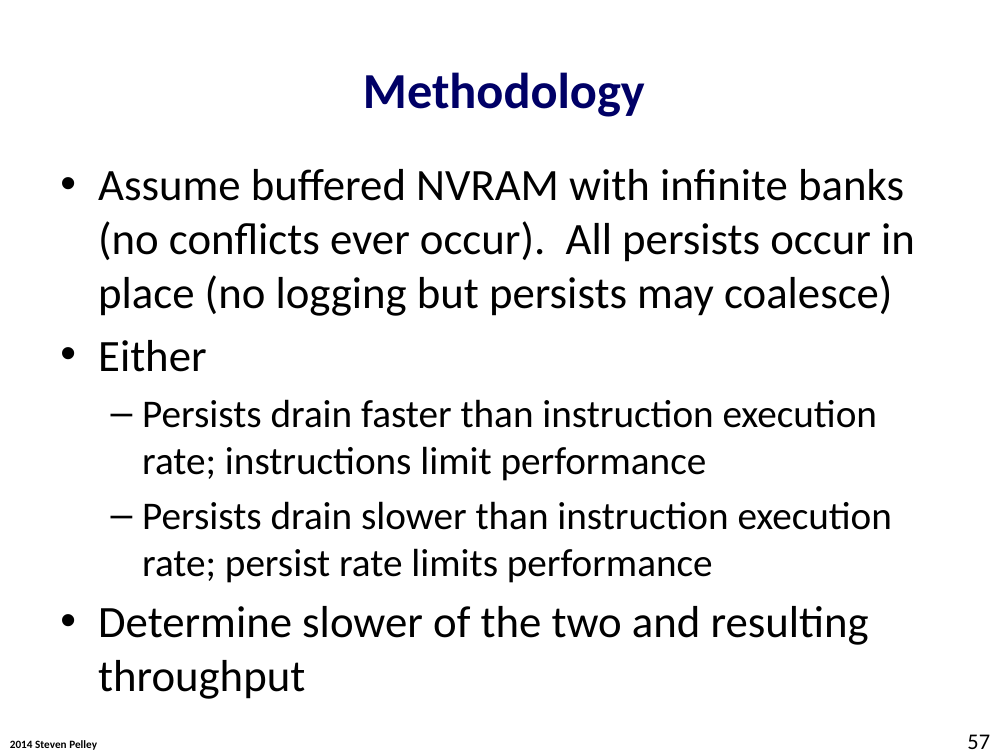
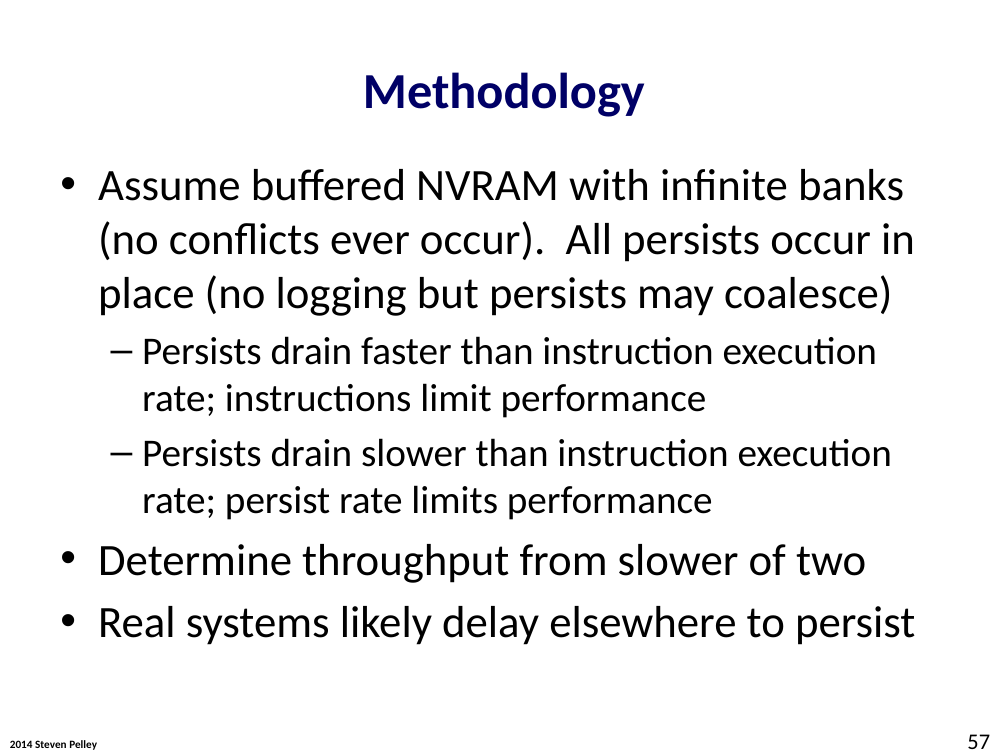
Before and after one commit to Abulila/dissertation, a slide deck: slide 57 of proposal/defense.pptx. Drawn at 1008x756 pixels with LibreOffice and Linux fonts; fonts in the diff are those of the drawing; background and template pictures are left out. Boxes give left, top, right and bottom in pixels: in the first picture for what was removed or moved away, otherwise in the second. Text is boxed around its words. In the diff, an @@ line names an element or a change of style, - is before the commit and + after.

```diff
--- a/proposal/defense.pptx
+++ b/proposal/defense.pptx
@@ text at box(98, 340, 207, 372): paragraph removed @@
-• Either
@@ text at box(98, 544, 915, 645): text changed @@
-• Determine slower of the two and resulting throughput
+• Determine throughput from slower of two
+• Real systems likely delay elsewhere to persist
```
Also in this commit, not shown: 18 other slides changed, 1 slide removed.
